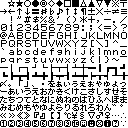
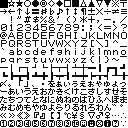
Comparing the layer stacks of the two (128, 128) images. Changes:
painted on "misaki_gothic_2nd.png" over [0, 0, 128, 127]
